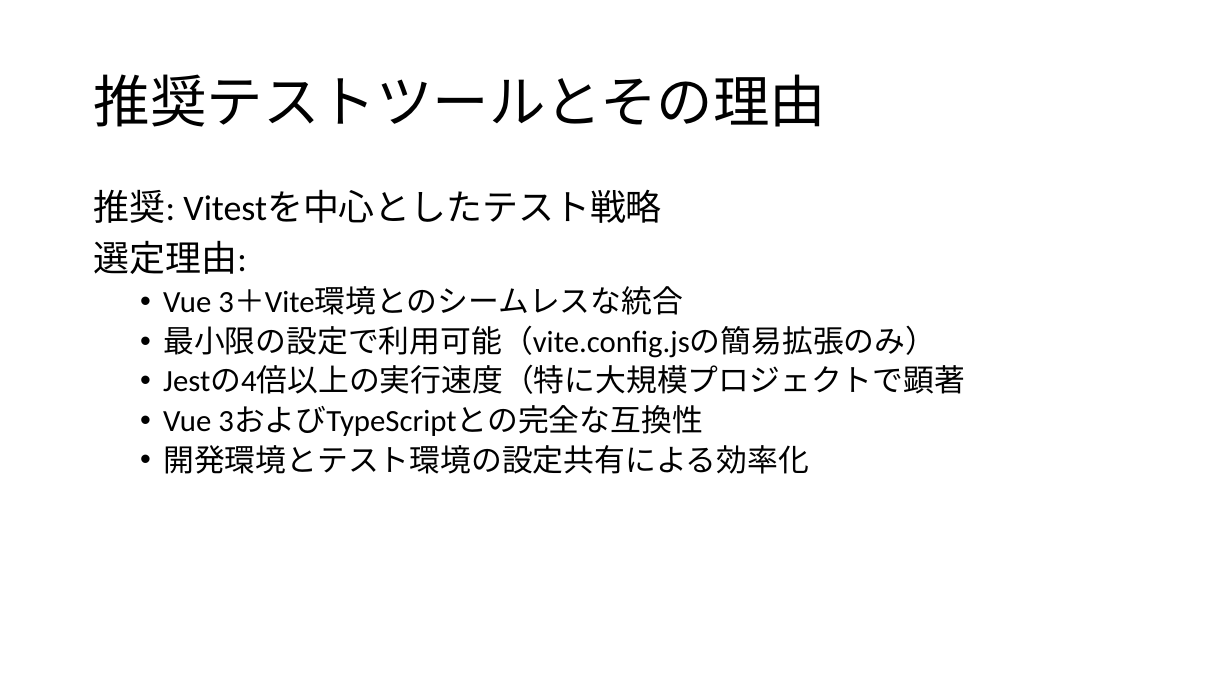
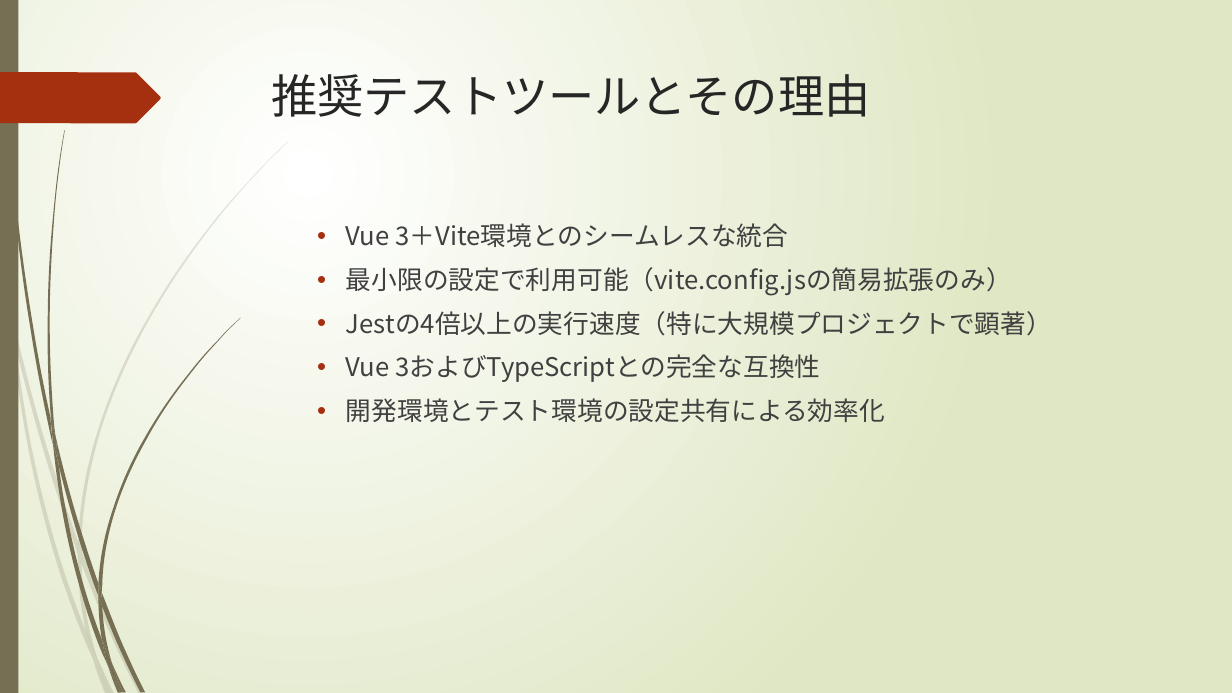
Before and after one commit to bishaloec/Vue-Test-Tools, a slide deck: slide 3 of src/tools/Vue.jsプロジェクト向け 最適テストツールの推奨.pptx. Drawn at 1232x693 pixels with LibreOffice and Linux fonts; fonts in the diff are those of the drawing. Boxes give left, top, right and bottom in pixels: in the first picture for what was removed or moved away, otherwise in the second. Text is boxed around its words. In the diff, an @@ line names an element or a change of style, - is before the commit and + after.

```diff
--- a/src/tools/Vue.jsプロジェクト向け 最適テストツールの推奨.pptx
+++ b/src/tools/Vue.jsプロジェクト向け 最適テストツールの推奨.pptx
@@ background #FFFFFF to gradient #FFFFFF to #DFE8C4 @@
@@ rectangle added at bbox=[0, 0, 18, 693], fill #766F54 @@
@@ freeform shape added at bbox=[0, 72, 161, 123], fill #A53010 @@
@@ title "推奨テストツールとその理由": place and size @@
-title "推奨テストツールとその理由" at bbox=[94, 74, 826, 127]
+title "推奨テストツールとその理由" at bbox=[271, 74, 870, 117]
@@ title "推奨テストツールとその理由" at bbox=[271, 74, 870, 117]: size 44 to 36 pt, font Calibri to TeX Gyre Adventor, text colour #000000 to #262626; line spacing 0.9 to 1; vertical alignment middle to top @@
@@ text at bbox=[94, 189, 662, 274]: paragraphs removed @@
-推奨: Vitestを中心としたテスト戦略
-選定理由:
@@ text "Vue 3＋Vite環境とのシームレスな統合": place and size @@
-text "Vue 3＋Vite環境とのシームレスな統合" at bbox=[94, 189, 965, 474]
+text "Vue 3＋Vite環境とのシームレスな統合" at bbox=[346, 223, 1052, 422]
@@ text at bbox=[346, 223, 1012, 422]: size 24 to 20 pt, font Calibri to Noto Sans CJK JP, text colour #000000 to #404040 in "Vue 3＋Vite環境とのシームレスな統合", "最小限の設定で利用可能（vite.config.jsの簡易拡張のみ）", "Vue 3およびTypeScriptとの完全な互換性", "開発環境とテスト環境の設定共有による効率化"; indent changed; line spacing 0.9 to 1; more space between paragraphs @@
@@ text at bbox=[346, 311, 1052, 336]: text changed; size 24 to 20 pt; font Calibri to Noto Sans CJK JP; text colour #000000 to #404040 @@
-  • Jestの4倍以上の実行速度（特に大規模プロジェクトで顕著
+  • Jestの4倍以上の実行速度（特に大規模プロジェクトで顕著）
@@ group added at bbox=[0, 141, 288, 693]: 10 freeform shapes @@
@@ group added at bbox=[3, 0, 240, 693]: 12 freeform shapes @@
```
Also in this commit, not shown: 2 other slides changed, 1 slide removed, 11 other files.
